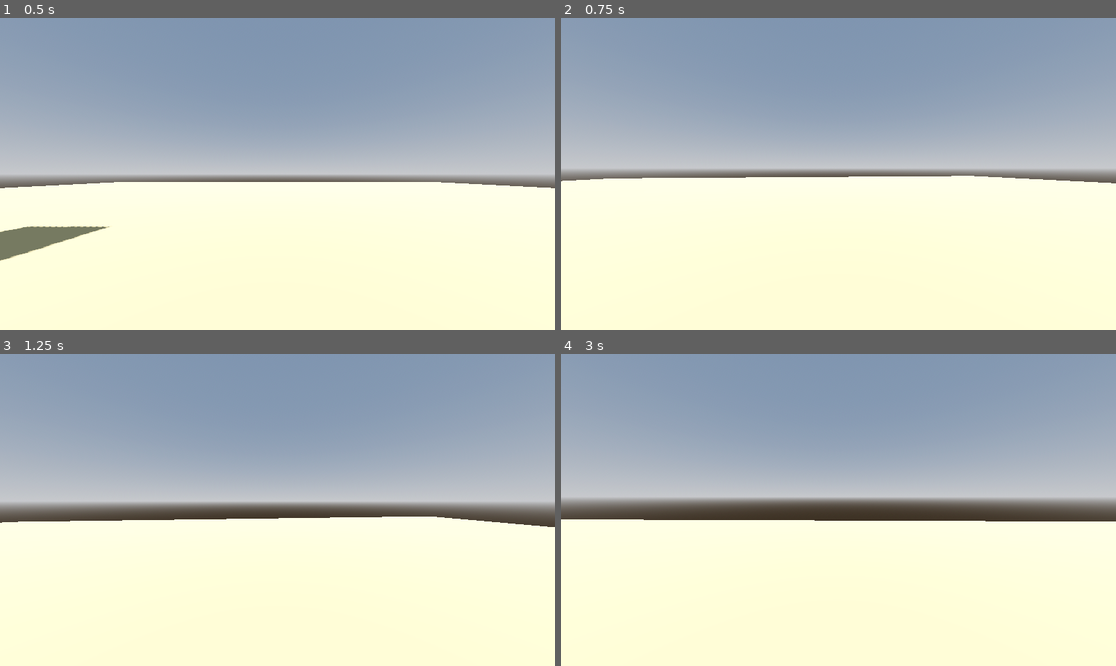
Above: before the commit, frames 1-4 (two rows, left to right).
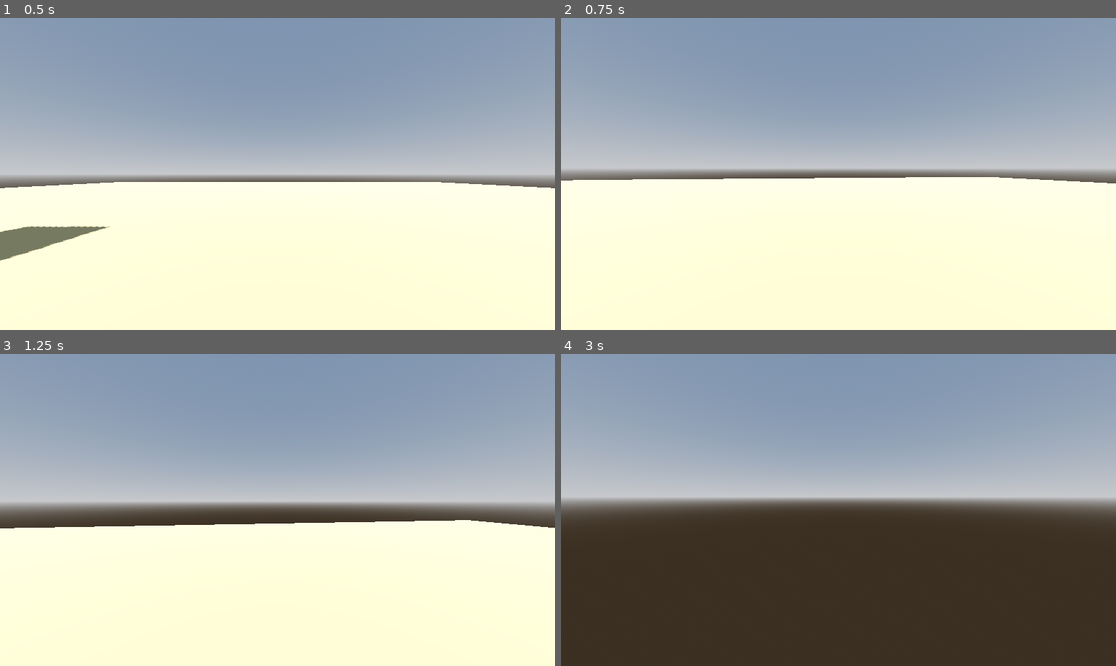
Above: after the commit, the same moments.

Repository: herenereh/crash-pizza
Game: Godot game, scene res://main.tscn
The game is run twice, just before and just after one commit, with the same random seed, the same clock (stepped at 60 frames per second) and the same inputs.
Inputs (mouse positions are in pixels of both pictures, inside the frame that each line leads up to):
- Up to frame 1 (0.5 s): no input
- Up to frame 2 (0.75 s): tap Enter at 0.5 s; move the mouse to (866, 174) at 0.52 s; hold W (up) from 0.53 s (still down); tap Shift (Dash) at 0.6 s
- Up to frame 3 (1.25 s): keep holding W (up); tap Space (Jump) at 0.77 s
- Up to frame 4 (3 s): keep holding W (up); move the mouse to (810, 510) at 1.27 s; tap Shift (Dash) at 1.35, 2.1, 2.85 s; tap Space (Jump) at 1.52 s; move the mouse to (849, 503) at 2.02 s; move the mouse to (832, 516) at 2.77 s

Frame 1 is identical in both runs. In frame 2, 0.3% of the frame differs, in the area x 0-100%, y 50-54%; in frame 3, 1.4%; in frame 4, 47%, in the area x 0-100%, y 53-100%.

Commit message:
Added Dash (Will be improved)

Diff:
--- a/HankMovement.gd
+++ b/HankMovement.gd
@@ -3,13 +3,16 @@
 const SPEED = 8.0
 const JUMP_VELOCITY = 4.5
 const SENSITIVITY = 0.002
-const DASH_VELOCITY = 400
+const DASH_VELOCITY = 150.0
 const WALL_TILT = 0.5
 
 var JUMP_COUNT = 2
 var WALL_INTERACTION = 1
 var WALL_DETECTION = 1
-var EXTRA_VELOCITY = Vector3.ZERO
+var is_dashing = false
+var DASH_TIME = 0.2
+var DASH_TIMER = 0.0
+var dash_direction = Vector3.ZERO
 
 
 var SIDEWAYS_TILT = 0.0
@@ -21,10 +24,12 @@
 @onready var RIGHT_RAYCAST = $RightRaycast;
 @onready var head = $Head;
 @onready var camera = $Head/FPSCam;
-@onready var dash = $ForwardRaycast;
 
 
 enum PlayerState { WalkingState, RunningState, MidAirState, DashState, OnWallState}
+
+
+
 
 
 func wall_detecion():
@@ -60,6 +65,9 @@
 
 func _physics_process(delta: float) -> void:
 
+	var input_dir := Input.get_vector("left", "right", "up", "down")
+	var direction = (head.transform.basis * Vector3(input_dir.x, 0, input_dir.y)).normalized()
+
 	if is_on_wall() and not is_on_floor() and WALL_INTERACTION > 0:
 		wall_detecion()
 		if Input.is_action_just_pressed("Jump"):
@@ -79,18 +87,30 @@
 		JUMP_COUNT = 2
 		WALL_INTERACTION = 1;
 
-	# Dash mechanic
-	#if Input.is_action_just_pressed("Dash"):
 	head.rotation_degrees.z = lerp(head.rotation_degrees.z, SIDEWAYS_TILT, 0.1)
 	head.rotation_degrees.x = lerp(head.rotation_degrees.x, NORMAL_TILT, 0.1)
 
-	var input_dir := Input.get_vector("left", "right", "up", "down")
-	var direction = (head.transform.basis * Vector3(input_dir.x, 0, input_dir.y)).normalized()
 	if direction:
+
 		velocity.x = direction.x * SPEED
 		velocity.z = direction.z * SPEED
 		NORMAL_TILT = head.transform.basis.z.dot(direction) * 3.5
 		SIDEWAYS_TILT = head.transform.basis.x.dot(direction) * -2.5
+
+		if is_dashing:
+
+			DASH_TIMER -= delta
+			if DASH_TIMER > 0:
+				velocity.x = lerp(velocity.x, dash_direction.x * DASH_VELOCITY, 0.2)
+				velocity.z = lerp(velocity.z, dash_direction.z * DASH_VELOCITY, 0.2)
+			if DASH_TIMER <=0:
+				is_dashing = false
+
+		if Input.is_action_just_pressed("Dash"):
+			is_dashing = true
+			DASH_TIMER = DASH_TIME
+			dash_direction = direction.normalized()
+
 
 	else:
 		velocity.x = 0.0
